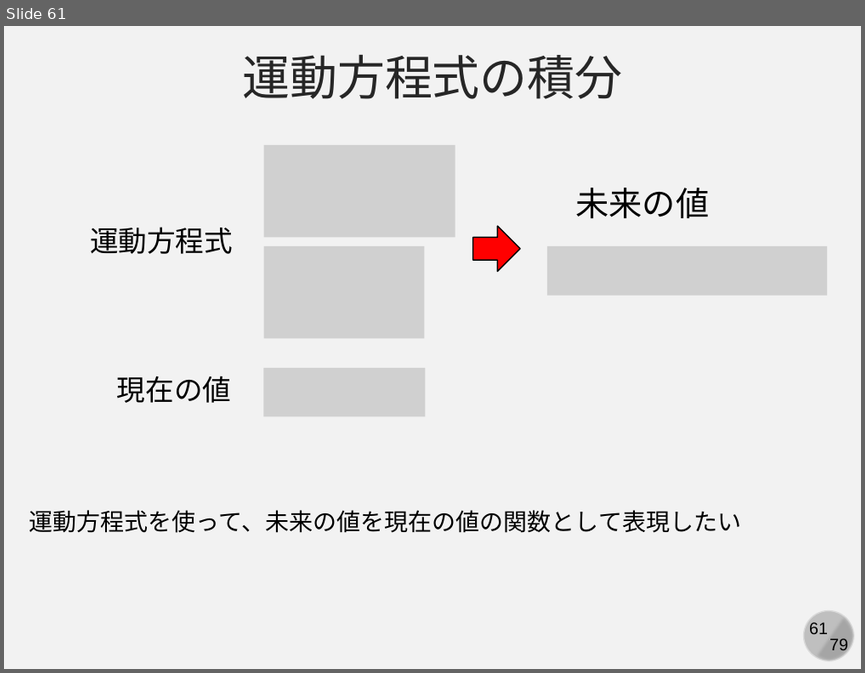
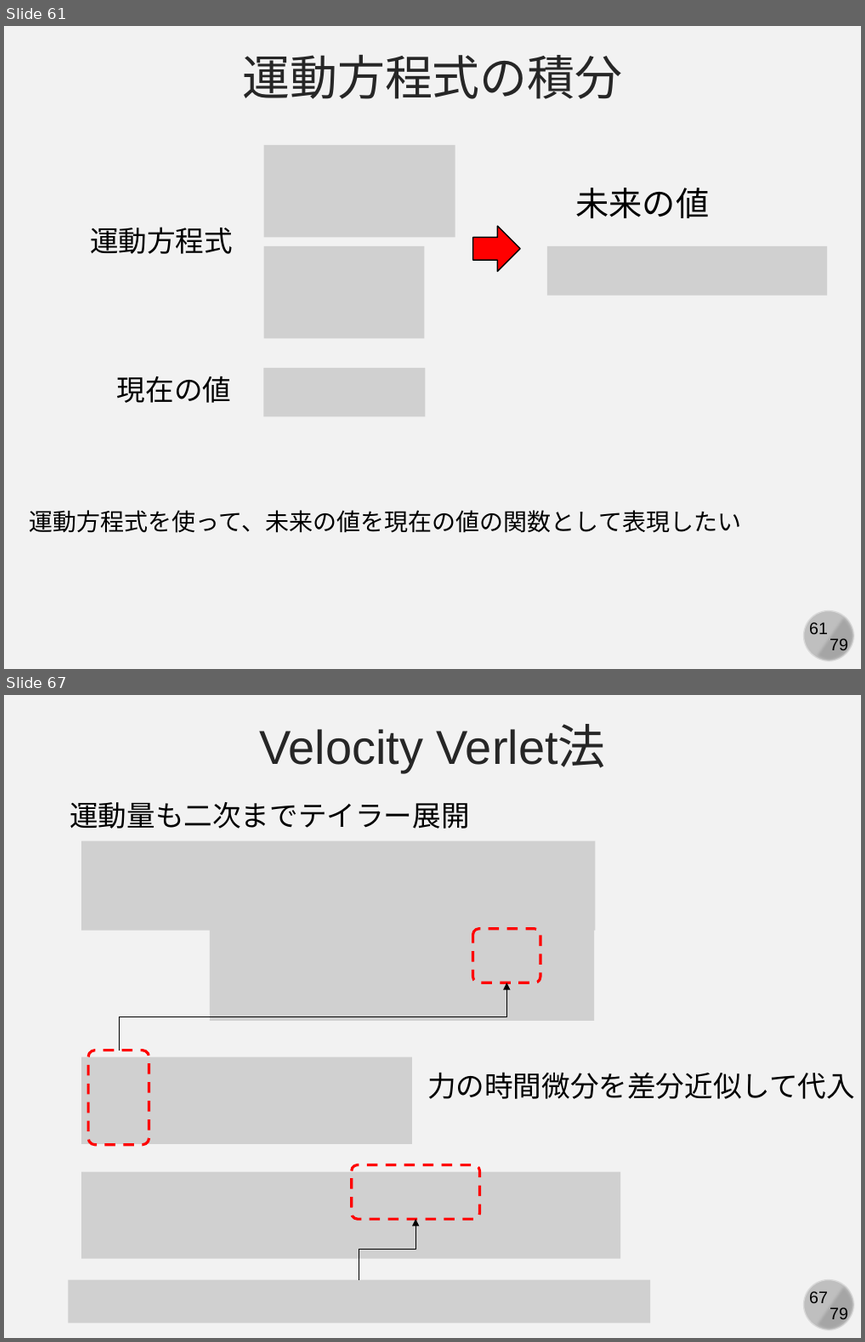
Before and after one commit to kaityo256/simulation_engineering, a slide deck: 05_md_basic/simulation05.pptx. Shown one above the other, each under a label of ours: slide 61 before the commit, slides 61 and 67 after it; the slides between them are not shown. The pictures are 865x673 and 865x1342 pixels, drawn with LibreOffice and Linux fonts; fonts in the diff are those of the drawing; grey boxes stand for pictures. Boxes give left, top, right and bottom in pixels: in the first picture for what was removed or moved away, otherwise in the second. Text is boxed around its words. In the diff, an @@ line names an element or a change of style, - is before the commit and + after.

```diff
--- a/05_md_basic/simulation05.pptx
+++ b/05_md_basic/simulation05.pptx
@@ slide 67 added at <box>4,695,861,1338</box>, background #F2F2F2; not listed: 4 template elements that a slide beside it also shows @@
@@ text added at <box>259,726,606,772</box>, 40 pt, text #262626 @@
+Velocity Verlet法
@@ text added at <box>69,802,469,828</box>, 24 pt, text #000000 @@
+運動量も二次までテイラー展開
@@ picture added at <box>82,840,596,930</box> @@
@@ picture added at <box>210,929,595,1021</box> @@
@@ rounded rectangle added at <box>472,929,540,983</box>, outline #FF0000 2.25 pt dashed @@
@@ elbow arrow added from (119, 1049) to (507, 983), #000000 0.5 pt @@
@@ rounded rectangle added at <box>88,1049,148,1144</box>, outline #FF0000 2.25 pt dashed @@
@@ picture added at <box>82,1056,413,1144</box> @@
@@ text added at <box>427,1072,855,1099</box>, 24 pt, text #000000 @@
+力の時間微分を差分近似して代入
@@ picture added at <box>82,1171,621,1258</box> @@
@@ rounded rectangle added at <box>352,1164,480,1219</box>, outline #FF0000 2.25 pt dashed @@
@@ elbow arrow added from (358, 1279) to (415, 1219), #000000 0.5 pt @@
@@ picture added at <box>69,1279,650,1322</box> @@
```
Also in this commit, not shown: 4 slides changed, 4 other slides added.
